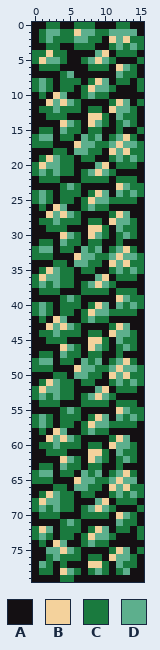
Sprite sheet -- GoedWare Jam 14 Project/res/world/Bush-6.png. Above is the file before it was changed.
The file is 16x80 pixels.
Palette (. is transparent): A #141013  B #f4d29c  C #1a7a3e  D #5daf8d
Once edited:
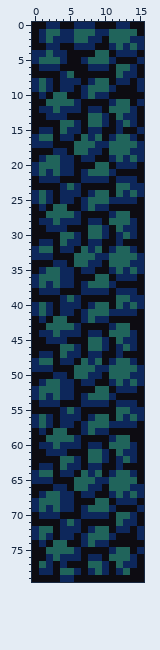
What changed:
colour A: #141013 -> #0d0c12
colour C: #1a7a3e -> #0d275b
colour D: #5daf8d -> #20645b
Changed rows in their new state; - is a pixel that keeps its letter.
first column x 1:
 1 -----D-------
 2 ----------D-D
 4 -D-------D---
 5 D-------D----
 6 -----------D-
 8 --------D----
 9 -------D-----
10 --D----------
11 -D-D-------D-
12 ----------D--
13 -------DD----
14 ---D---D-----
16 ------------D
17 -----D-----D-
18 ----------D-D
19 -D-----------
20 D--------D---
21 --------D----
23 -----------D-
24 --------D----
25 -------D-----
26 --D----------
27 -D-D-------D-
28 ----------D--
29 -------DD----
30 ---D---D-----
32 ------------D
33 -----D-----D-
34 ----------D-D
35 -D-----------
36 D--------D---
37 --------D----
39 -----------D-
40 --------D----
41 -------D-----
42 --D----------
43 -D-D-------D-
44 ----------D--
45 -------DD----
46 ---D---D-----
48 ------------D
49 -----D-----D-
50 ----------D-D
51 -D-----------
52 D--------D---
53 --------D----
55 -----------D-
56 --------D----
57 -------D-----
58 --D----------
59 -D-D-------D-
60 ----------D--
61 -------DD----
62 ---D---D-----
64 ------------D
65 -----D-----D-
66 ----------D-D
67 -D-----------
68 D--------D---
69 --------D----
70 -----------D-
72 D-------D----
73 -------D-----
74 --D----------
75 ---D-------D-
76 ----------D--
77 -------DD----
78 ---D---------
Pixel boxes of the changes (left, top, right, bottom) in both pictures:
changed: (32, 22, 144, 582)
